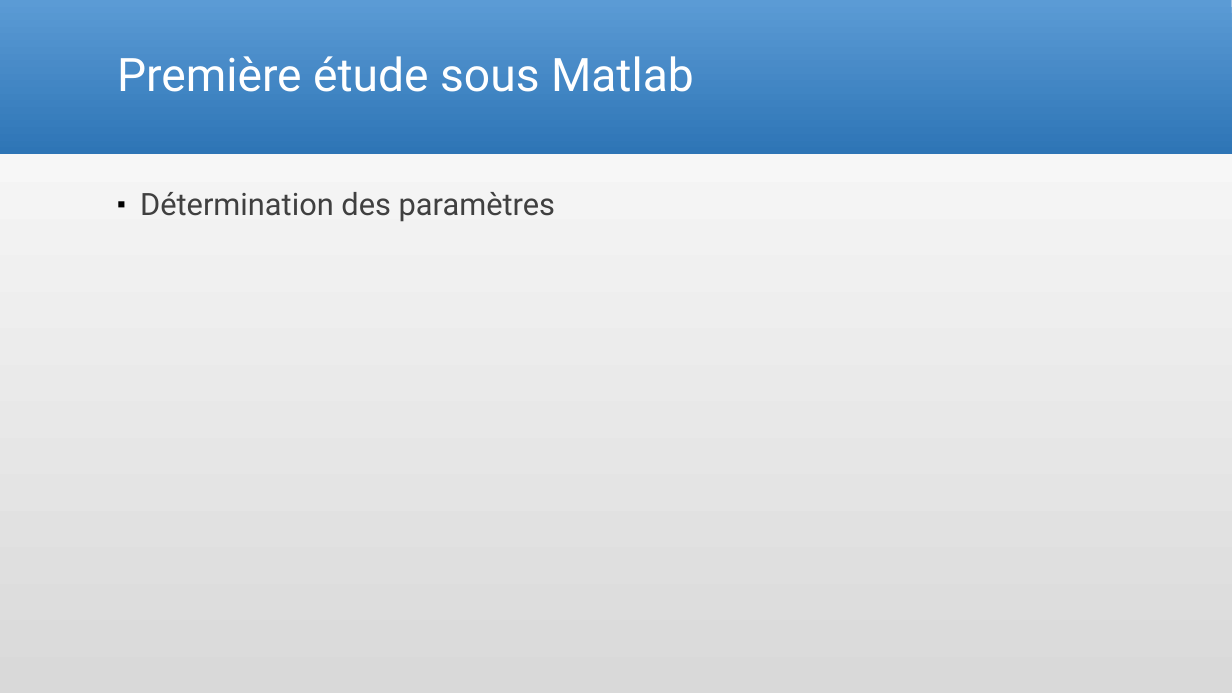
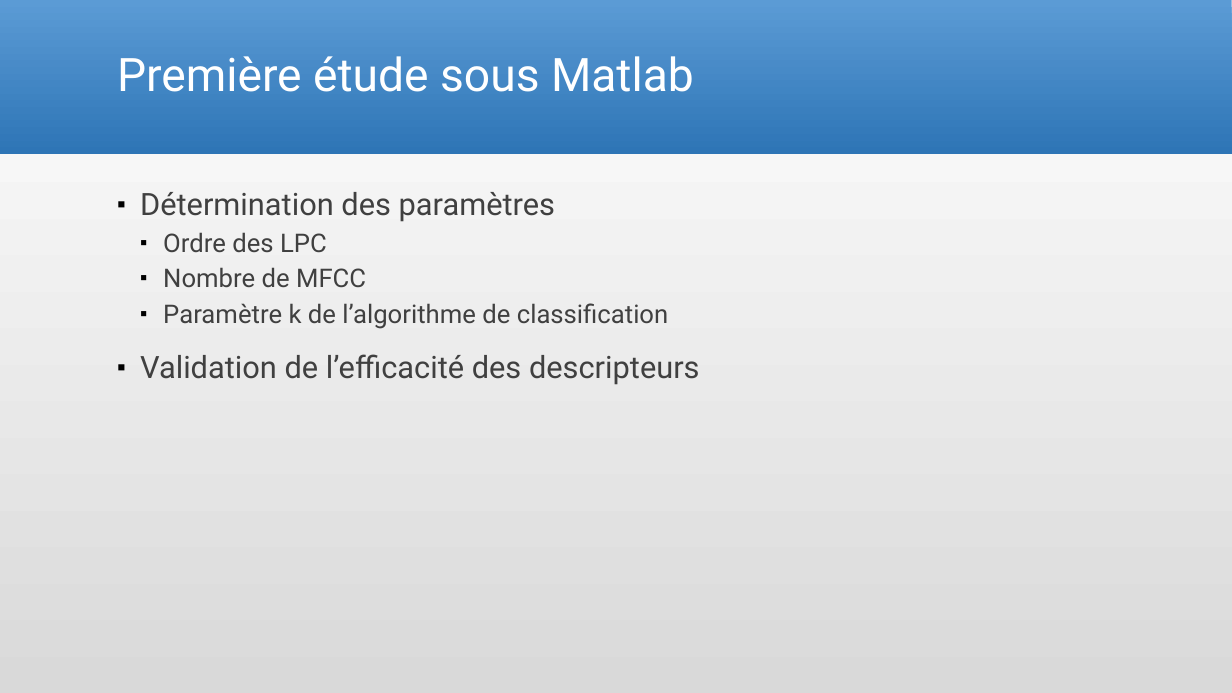
Before and after one commit to Arcyno/tl_voix, a slide deck: slide 9 of Presentation.pptx. Drawn at 1232x693 pixels with LibreOffice and Linux fonts; fonts in the diff are those of the drawing. Boxes give left, top, right and bottom in pixels: in the first picture for what was removed or moved away, otherwise in the second. Text is boxed around its words. In the diff, an @@ line names an element or a change of style, - is before the commit and + after.

```diff
--- a/Presentation.pptx
+++ b/Presentation.pptx
@@ text at <box>140,232,700,385</box>: paragraphs added @@
+  ▪ Ordre des LPC
+  ▪ Nombre de MFCC
+  ▪ Paramètre k de l’algorithme de classification
+▪ Validation de l’efficacité des descripteurs
```
Also in this commit, not shown: 8 other slides changed, 6 other files.
